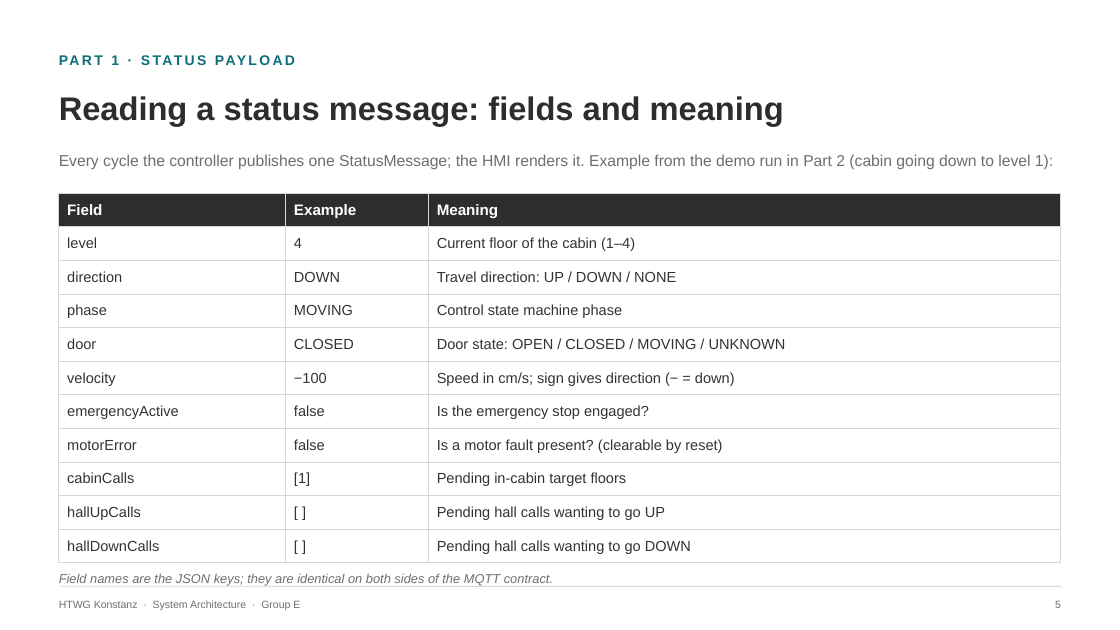
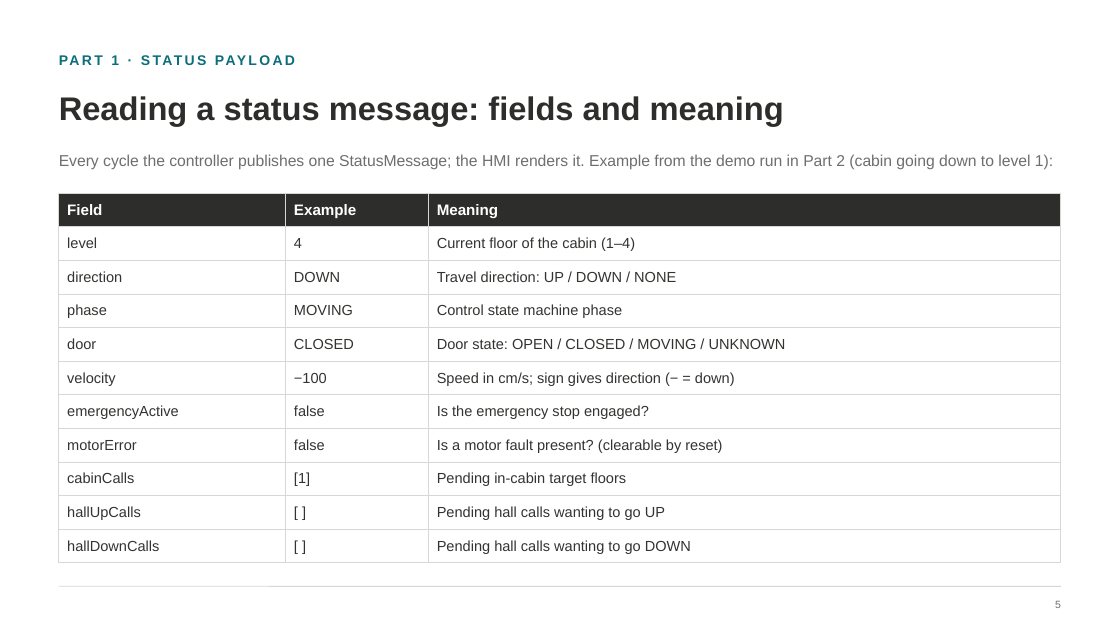
Before and after one commit to LukasRank/SysArch_FinalProjekt, a slide deck: slide 7 of Elevator_Control_Presentation_v4.pptx. Drawn at 1120x630 pixels with LibreOffice and Linux fonts; fonts in the diff are those of the drawing. Boxes give left, top, right and bottom in pixels: in the first picture for what was removed or moved away, otherwise in the second. Text is boxed around its words. In the diff, an @@ line names an element or a change of style, - is before the commit and + after.

```diff
--- a/Elevator_Control_Presentation_v4.pptx
+++ b/Elevator_Control_Presentation_v4.pptx
@@ text removed at box(59, 574, 553, 586) @@
-Field names are the JSON keys; they are identical on both sides of the MQTT contract.
@@ text removed at box(59, 600, 300, 610) @@
-HTWG Konstanz · System Architecture · Group E
```
Also in this commit, not shown: 18 other slides changed.
